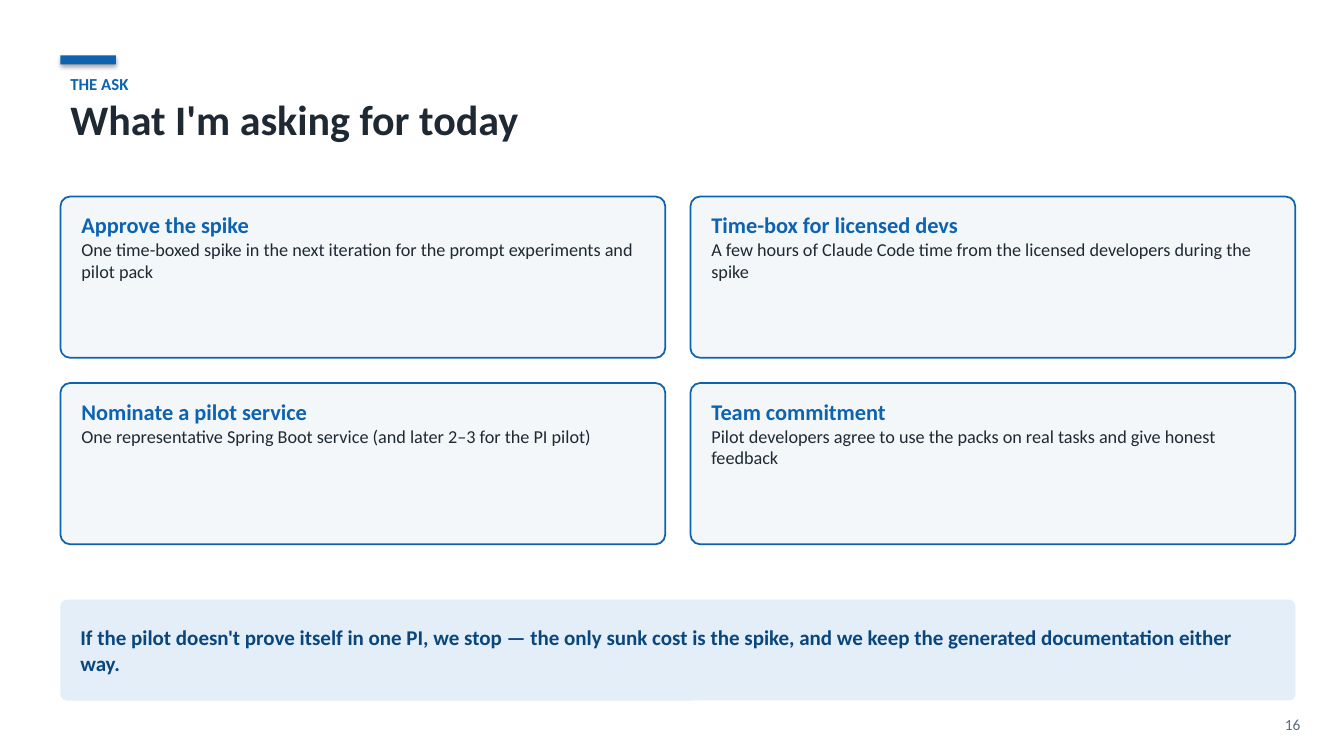
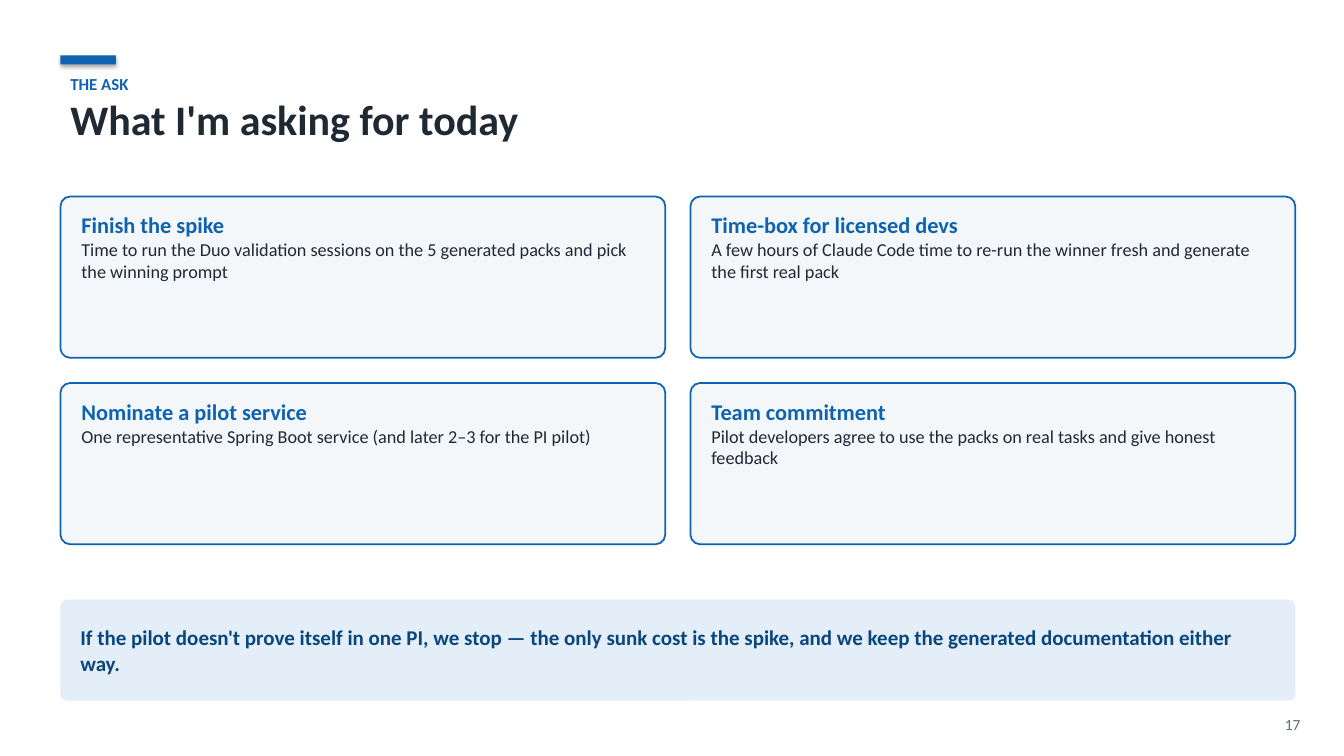
Before and after one commit to kamilhakim-s/claude2duo, a slide deck: slide 17 of deck/claude2duo-context-packs.pptx (slide 16 before the commit). Drawn at 1344x756 pixels with LibreOffice and Linux fonts; fonts in the diff are those of the drawing. Boxes give left, top, right and bottom in pixels: in the first picture for what was removed or moved away, otherwise in the second. Text is boxed around its words. In the diff, an @@ line names an element or a change of style, - is before the commit and + after.

```diff
--- a/deck/claude2duo-context-packs.pptx
+++ b/deck/claude2duo-context-packs.pptx
@@ text in rounded rectangle at (81, 217, 627, 281): text changed @@
-Approve the spike
-One time-boxed spike in the next iteration for the prompt experiments and pilot pack
+Finish the spike
+Time to run the Duo validation sessions on the 5 generated packs and pick the winning prompt
@@ text in rounded rectangle at (711, 243, 1249, 281): text changed @@
-A few hours of Claude Code time from the licensed developers during the spike
+A few hours of Claude Code time to re-run the winner fresh and generate the first real pack
@@ text at (1285, 720, 1301, 730): text changed @@
-16
+17
```
Also in this commit, not shown: 6 other slides changed, 3 slides added, 2 slides removed, 3 other files.
